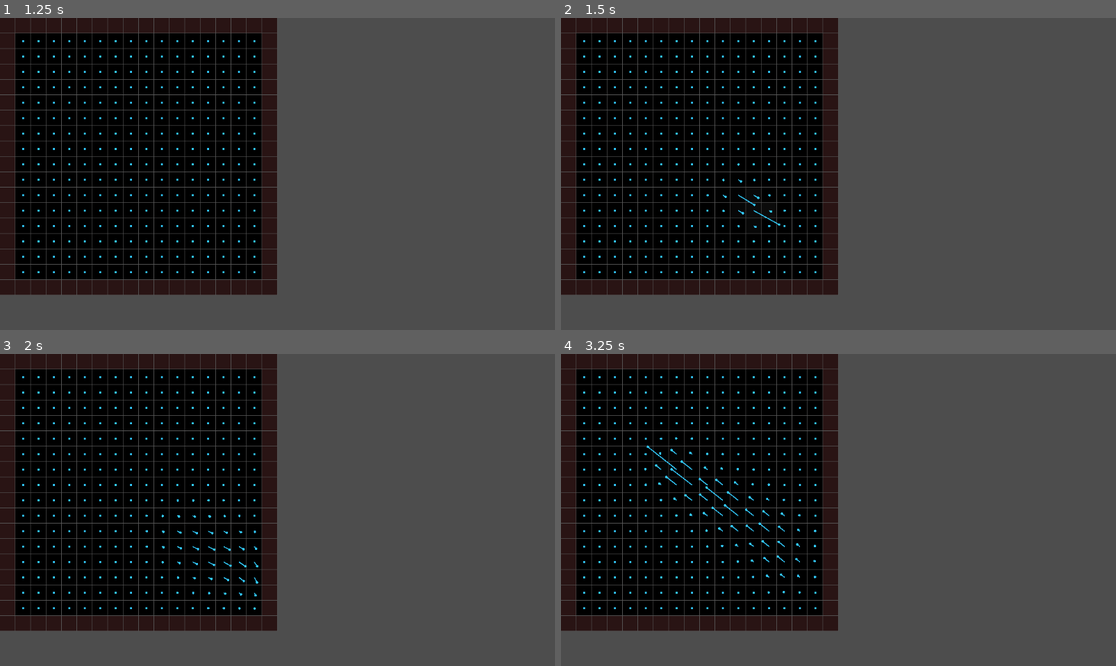
Above: before the commit, frames 1-4 (two rows, left to right).
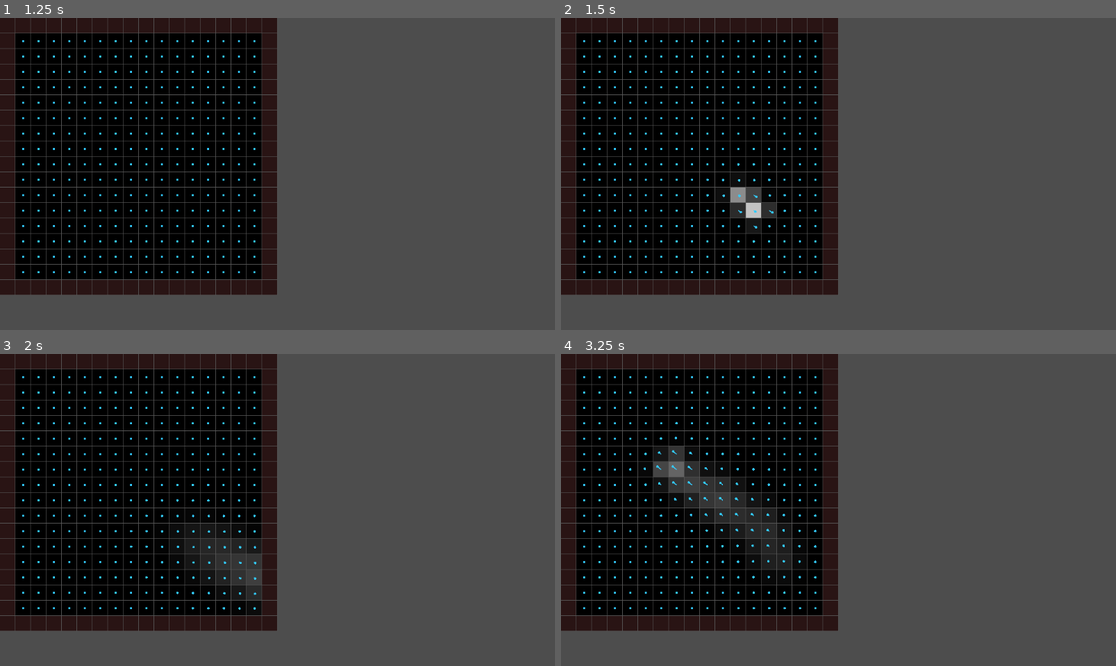
Above: after the commit, the same moments.

Repository: rskupnik/godot-fluid-simulation-demo
Game: Godot game, scene res://root.tscn
The game is run twice, just before and just after one commit, with the same random seed, the same clock (stepped at 60 frames per second) and the same inputs.
Inputs (mouse positions are in pixels of both pictures, inside the frame that each line leads up to):
- Up to frame 1 (1.25 s): tap Enter at 0.5 s; move the mouse to (399, 158) at 0.52 s; click (399, 158) at 0.67 s
- Up to frame 2 (1.5 s): tap Space at 1.25 s; drag from (727, 189) to (810, 236) at 1.27 s
- Up to frame 3 (2 s): no input
- Up to frame 4 (3.25 s): move the mouse to (894, 441) at 2.02 s; click (894, 441) at 2.17 s; drag from (810, 572) to (672, 463) at 2.77 s

Frame 1 is identical in both runs. In frame 2, 0.7% of the frame differs, in the area x 26-41%, y 46-73%; in frame 3, 1.8%; in frame 4, 3.1%, in the area x 12-47%, y 21-82%.

Commit message:
add velocity advection

Diff:
--- a/fluid_grid.gd
+++ b/fluid_grid.gd
@@ -168,6 +168,54 @@
 			)
 	set_bnd(BoundaryType.DENSITY, density)
 
+# When we advect density, we move density along the velocity field
+# Here we do the same but with the velocity itself - so we move velocity along the velocity field
+# This simulates sort of "momentum"
+# It works exactly the same way as advecting density, with one caveat - we have to snapshot the
+# velocity arrays and use the snapshot as source (because we modify the actual velocity array in this function,
+# which doesn't happen for density)
+# See "advect_density" function for details
+func advect_velocity(delta: float) -> void:
+	var dt0 := delta * N
+
+	for j in range(1, N + 1):
+		for i in range(1, N + 1):
+			var idx := IX(i, j)
+
+			# Go backwards through time
+			# Notice we are using u_prev and v_prev here - we need stable values
+			# The rest of the function is the same as for advecting density
+			var x := i - dt0 * u_prev[idx]
+			var y := j - dt0 * v_prev[idx]
+			x = clamp(x, 0.5, N + 0.5)
+			y = clamp(y, 0.5, N + 0.5)
+
+			# Find cell neighborus for the point we arrive at
+			var i0 := int(floor(x))
+			var i1 := i0 + 1
+			var j0 := int(floor(y))
+			var j1 := j0 + 1
+
+			# Calculate fractional weights
+			var s1 := x - i0
+			var s0 := 1.0 - s1
+			var t1 := y - j0
+			var t0 := 1.0 - t1
+
+			# Approximate the values using bilinear interpolation
+			u[idx] = (
+				s0 * (t0 * u_prev[IX(i0, j0)] + t1 * u_prev[IX(i0, j1)]) +
+				s1 * (t0 * u_prev[IX(i1, j0)] + t1 * u_prev[IX(i1, j1)])
+			)
+
+			v[idx] = (
+				s0 * (t0 * v_prev[IX(i0, j0)] + t1 * v_prev[IX(i0, j1)]) +
+				s1 * (t0 * v_prev[IX(i1, j0)] + t1 * v_prev[IX(i1, j1)])
+			)
+
+	set_bnd(BoundaryType.VELOCITY_HORIZONTAL, u)
+	set_bnd(BoundaryType.VELOCITY_VERTICAL, v)
+
 # Diffusion simply means spreading the density to the neighbouring cells
 # Think of it like putting a drop of paint in water - it will spread
 # This uses what is called "Gauss-Seidel relaxation", which basically means
@@ -377,6 +425,9 @@
 	copy_velocity_to_prev()
 	diffuse_velocity(delta)
 
+	copy_velocity_to_prev()
+	advect_velocity(delta)
+
 	copy_density_to_prev()
 	diffuse_density(delta)
 
--- a/root.tscn
+++ b/root.tscn
@@ -6,5 +6,6 @@
 
 [node name="FluidGrid" type="Node2D" parent="." unique_id=200343285]
 script = ExtResource("1_pq8q7")
-velocity_add_scale = 0.12
+velocity_add_scale = 0.2
+velocity_fade_rate = 0.02
 velocity_diffuse_rate = 0.01
